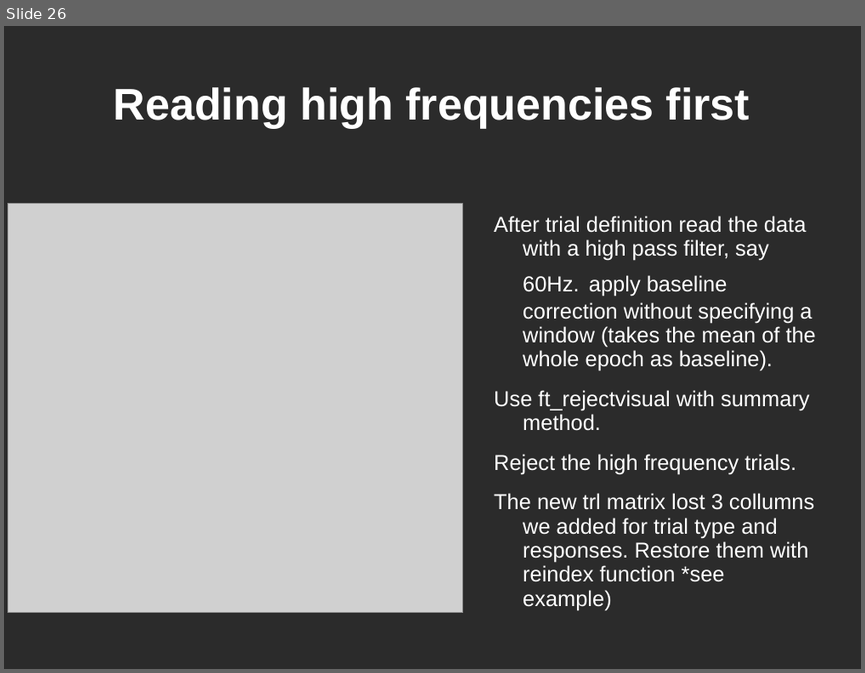
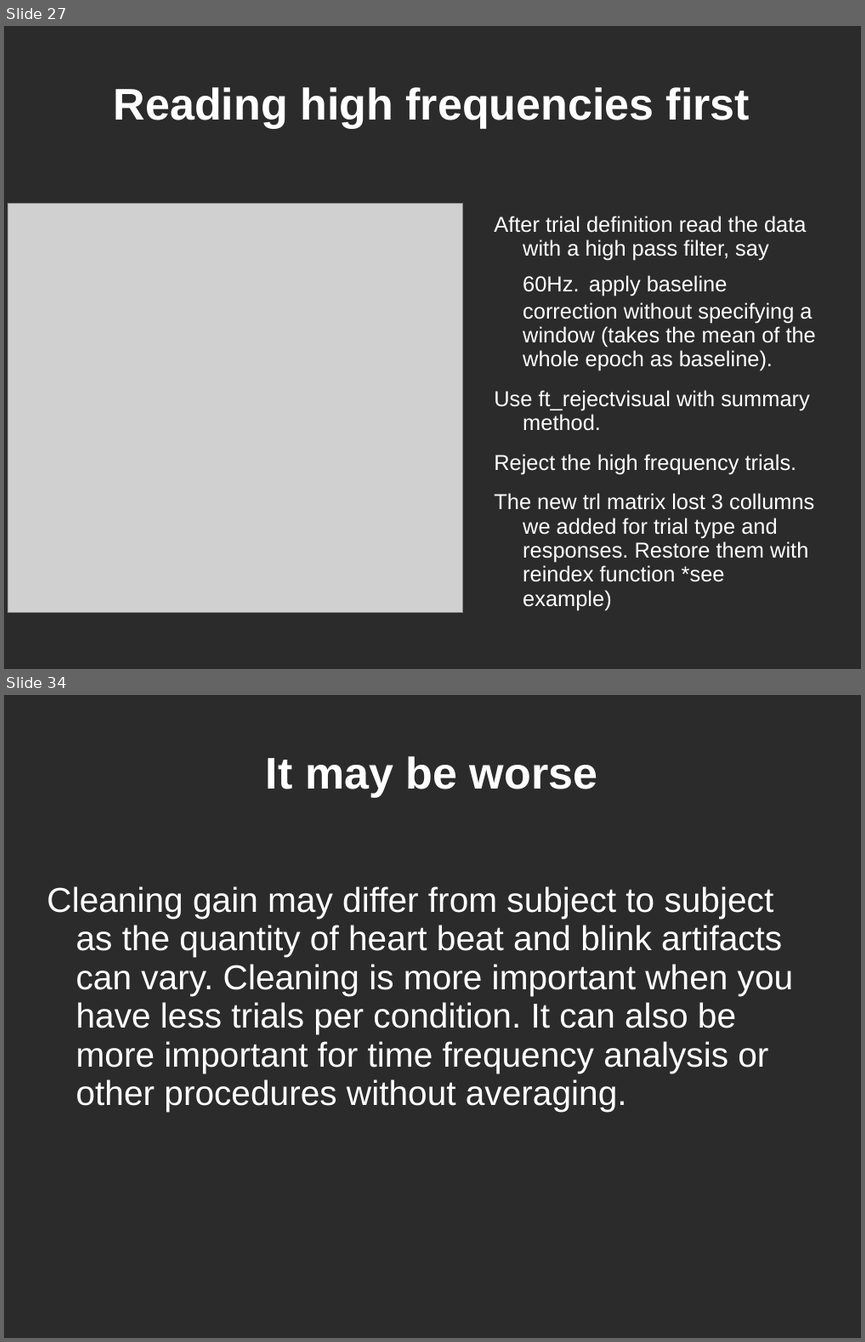
Before and after one commit to yuval-harpaz/work-drafts, a slide deck: docs/Tutorial4Begginers.ppt. Shown one above the other, each under a label of ours: slide 26 before the commit, slides 27 and 34 after it; the slides between them are not shown. The pictures are 865x673 and 865x1342 pixels, drawn with LibreOffice and Linux fonts; fonts in the diff are those of the drawing; grey boxes stand for pictures; background and template pictures are left out; a plain dark background stands for a picture behind light text. Boxes give left, top, right and bottom in pixels: in the first picture for what was removed or moved away, otherwise in the second. Text is boxed around its words. In the diff, an @@ line names an element or a change of style, - is before the commit and + after.

```diff
--- a/docs/Tutorial4Begginers.ppt
+++ b/docs/Tutorial4Begginers.ppt
@@ slide 34 added at <box>4,695,861,1338</box>, background picture (left out) @@
@@ title added at <box>266,756,597,797</box>, 41 pt, text #FFFFFF, bold @@
+It may be worse
@@ text added at <box>46,886,794,1111</box>, 32 pt, text #FFFFFF @@
+Cleaning gain may differ from subject to subject as the quantity of heart beat and blink artifacts can vary. Cleaning is more important when you have less trials per condition. It can also be more important for time frequency analysis or other procedures without averaging.
@@ what was slide 26 is now slide 27 @@
```
Also in this commit, not shown: 4 slides changed, 6 other slides added.
